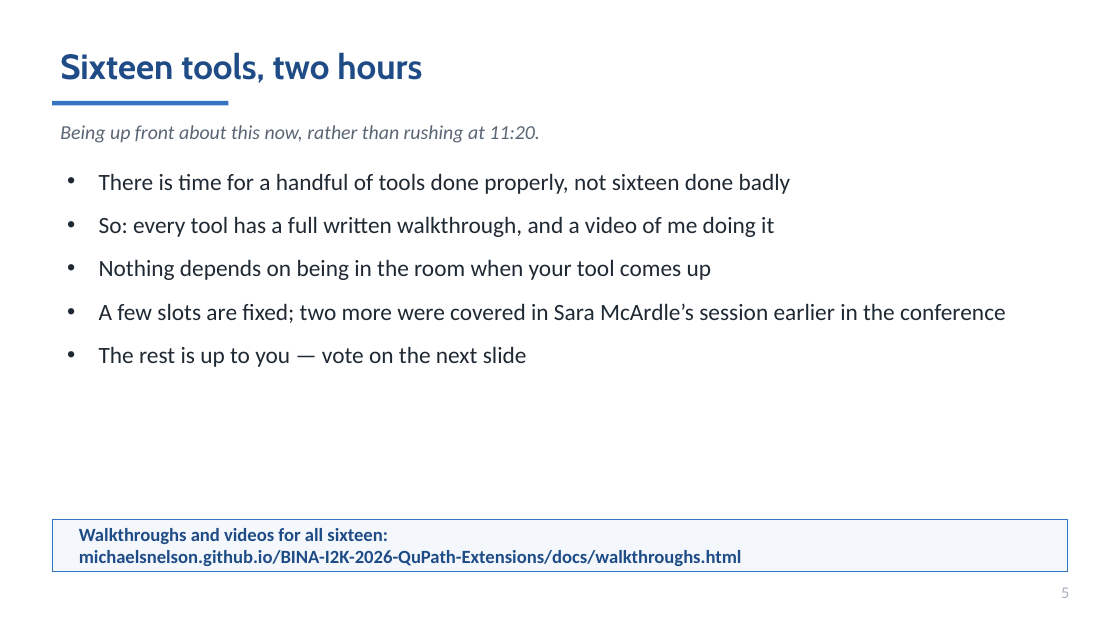
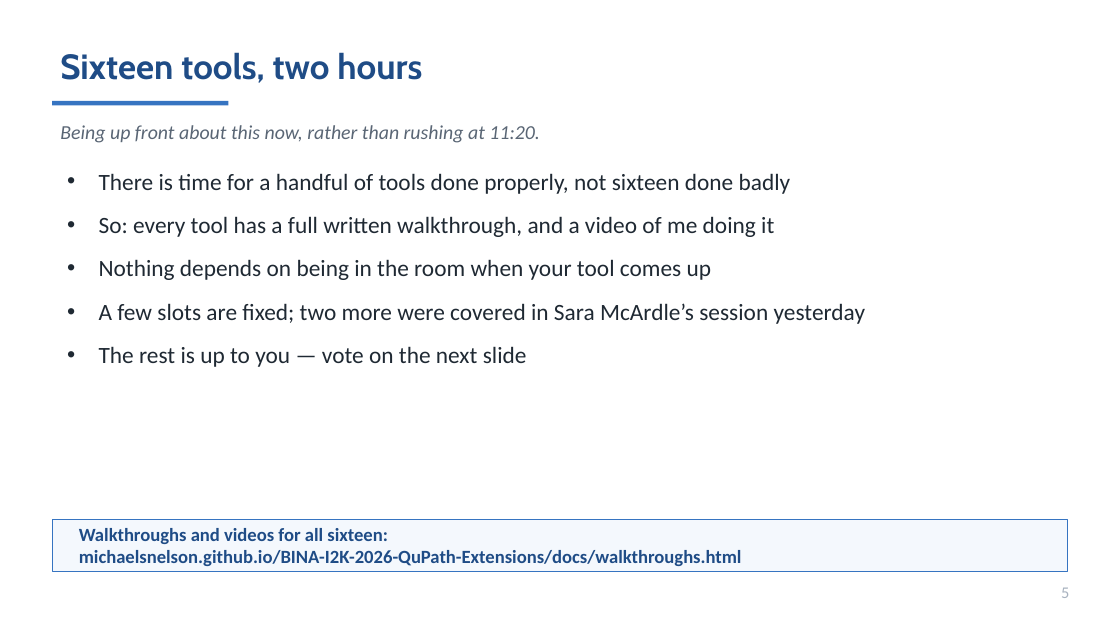
Before and after one commit to MichaelSNelson/BINA-I2K-2026-QuPath-Extensions, a slide deck: slide 5 of I2K_2026_QuPath_Extensions.pptx. Drawn at 1120x630 pixels with LibreOffice and Linux fonts; fonts in the diff are those of the drawing. Boxes give left, top, right and bottom in pixels: in the first picture for what was removed or moved away, otherwise in the second. Text is boxed around its words. In the diff, an @@ line names an element or a change of style, - is before the commit and + after.

```diff
--- a/I2K_2026_QuPath_Extensions.pptx
+++ b/I2K_2026_QuPath_Extensions.pptx
@@ text at [99, 303, 865, 324]: text changed @@
-• A few slots are fixed; two more were covered in Sara McArdle’s session earlier in the conference
+• A few slots are fixed; two more were covered in Sara McArdle’s session yesterday
```
Also in this commit, not shown: 3 other slides changed, 8 other files.
